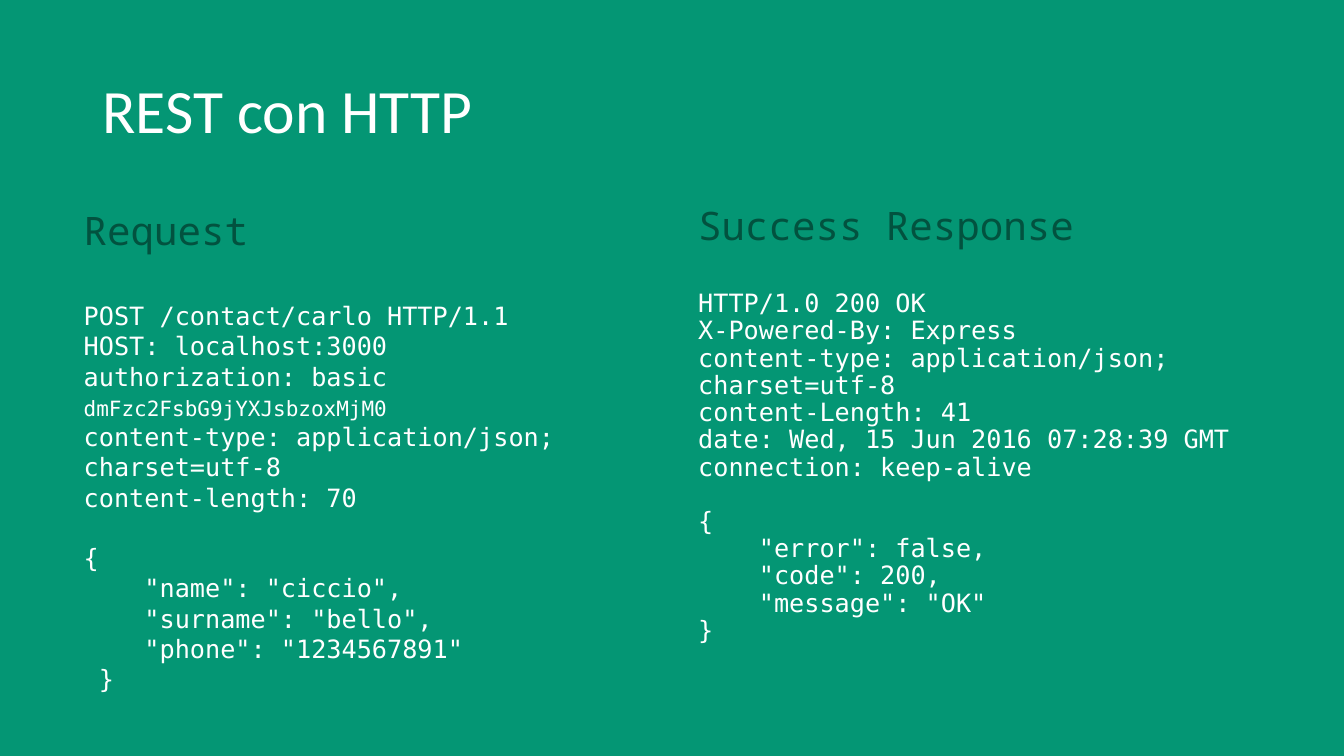
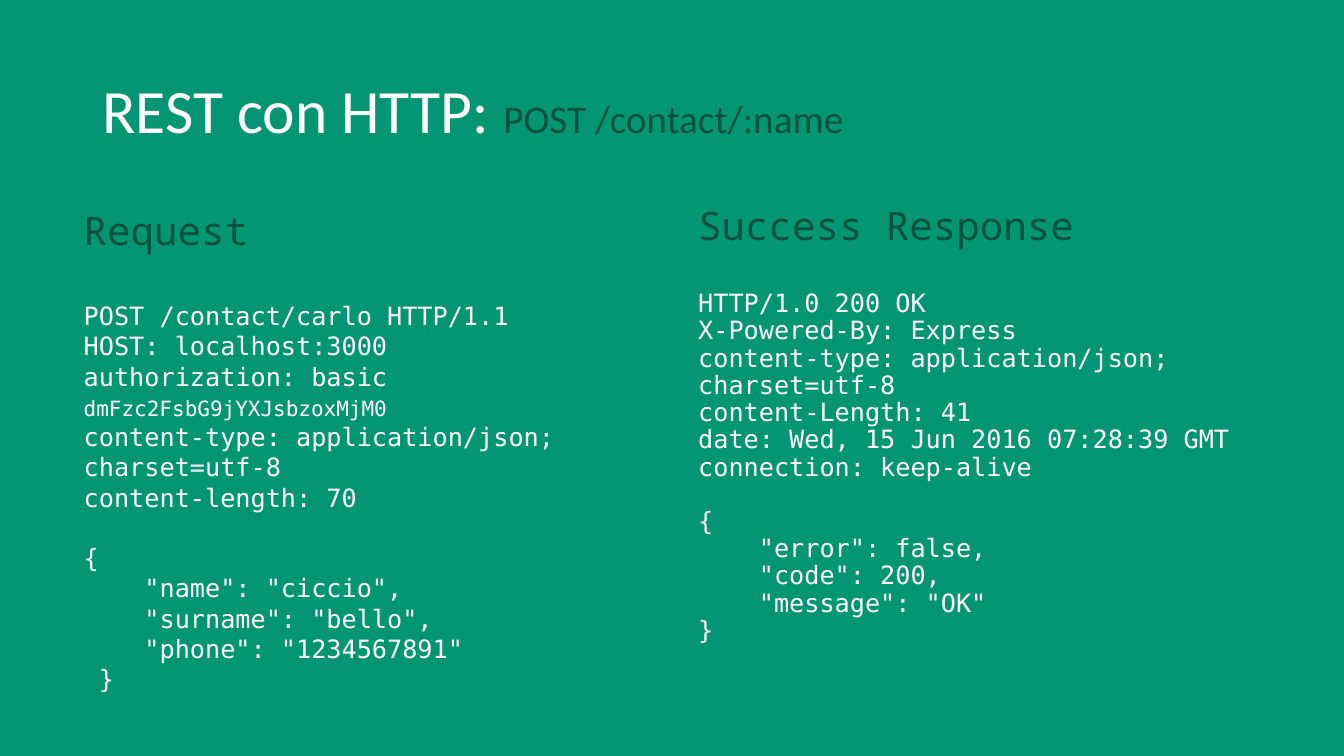
Before and after one commit to vassallocarlo/Tesi-RESTful, a slide deck: slide 11 of REST.pptx. Drawn at 1344x756 pixels with LibreOffice and Linux fonts; fonts in the diff are those of the drawing. Boxes give left, top, right and bottom in pixels: in the first picture for what was removed or moved away, otherwise in the second. Text is boxed around its words. In the diff, an @@ line names an element or a change of style, - is before the commit and + after.

```diff
--- a/REST.pptx
+++ b/REST.pptx
@@ title at bbox=[102, 93, 843, 135]: text changed; size 44 to 28 pt; text colour #FFFFFF to #02523F @@
-REST con HTTP
+REST con HTTP: POST /contact/:name
```
Also in this commit, not shown: 5 other slides changed, 9 slides added, 9 other files.
